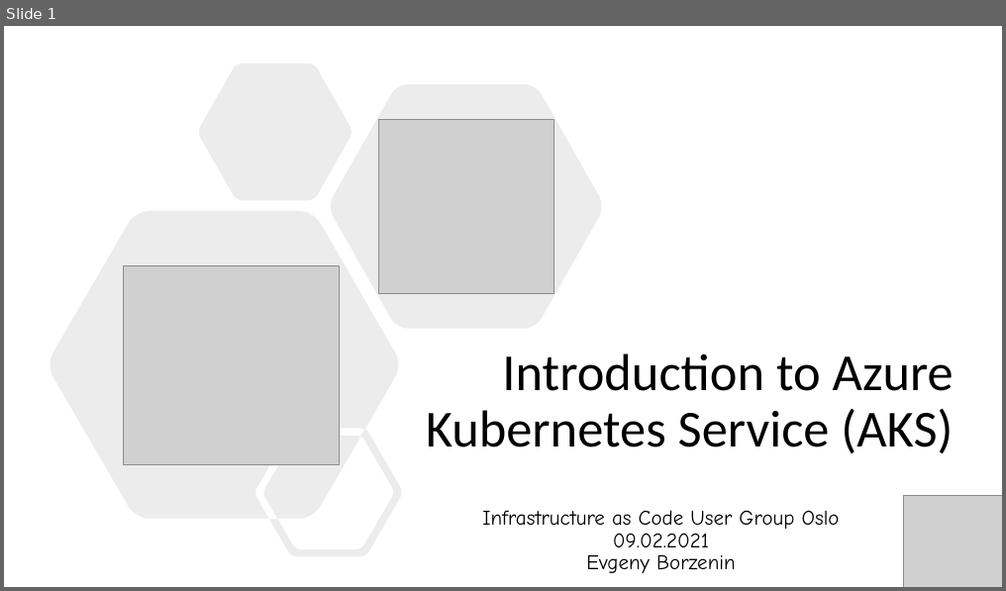
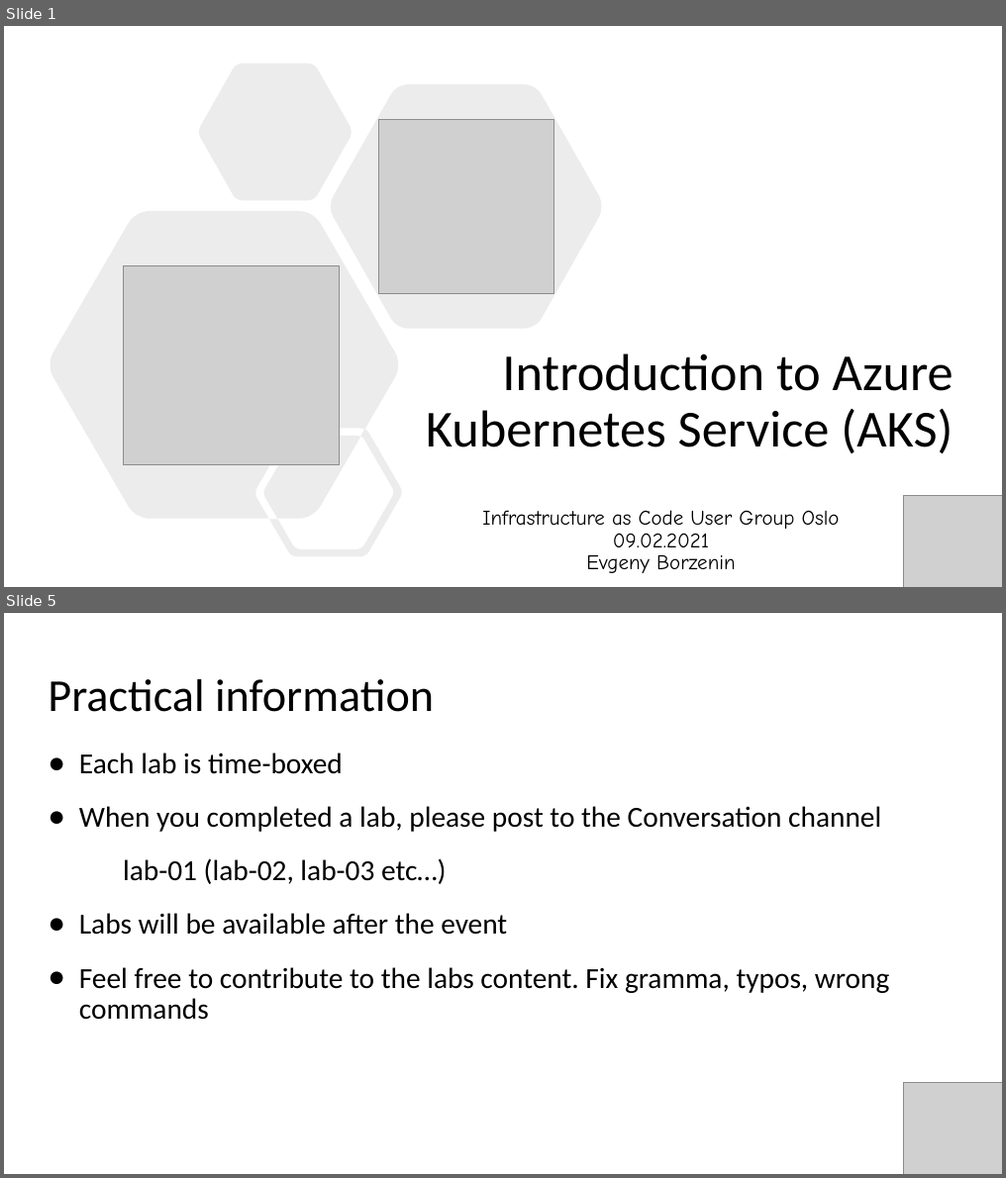
Before and after one commit to evgenyb/aks-workshops, a slide deck: 01-aks-and-k8s-101/slides/Introduction to AKS.pptx. Shown one above the other, each under a label of ours: slide 1 before the commit, slides 1 and 5 after it; the slides between them are not shown. The pictures are 1006x591 and 1006x1178 pixels, drawn with LibreOffice and Linux fonts; fonts in the diff are those of the drawing; grey boxes stand for pictures. Boxes give left, top, right and bottom in pixels: in the first picture for what was removed or moved away, otherwise in the second. Text is boxed around its words. In the diff, an @@ line names an element or a change of style, - is before the commit and + after.

```diff
--- a/01-aks-and-k8s-101/slides/Introduction to AKS.pptx
+++ b/01-aks-and-k8s-101/slides/Introduction to AKS.pptx
@@ slide 5 added at [4,613,1002,1174], background #FFFFFF @@
@@ title added at [48,679,434,712], 44 pt, text #000000 @@
+Practical information
@@ text added at [79,753,889,1020], 28 pt, text #000000 @@
+● Each lab is time-boxed
+● When you completed a lab, please post to the Conversation channel
+lab-01 (lab-02, lab-03 etc…)
+● Labs will be available after the event
+● Feel free to contribute to the labs content. Fix gramma, typos, wrong commands
@@ picture added at [904,1082,1002,1174] @@
```
Also in this commit, not shown: 3 other slides added, 11 other files.
